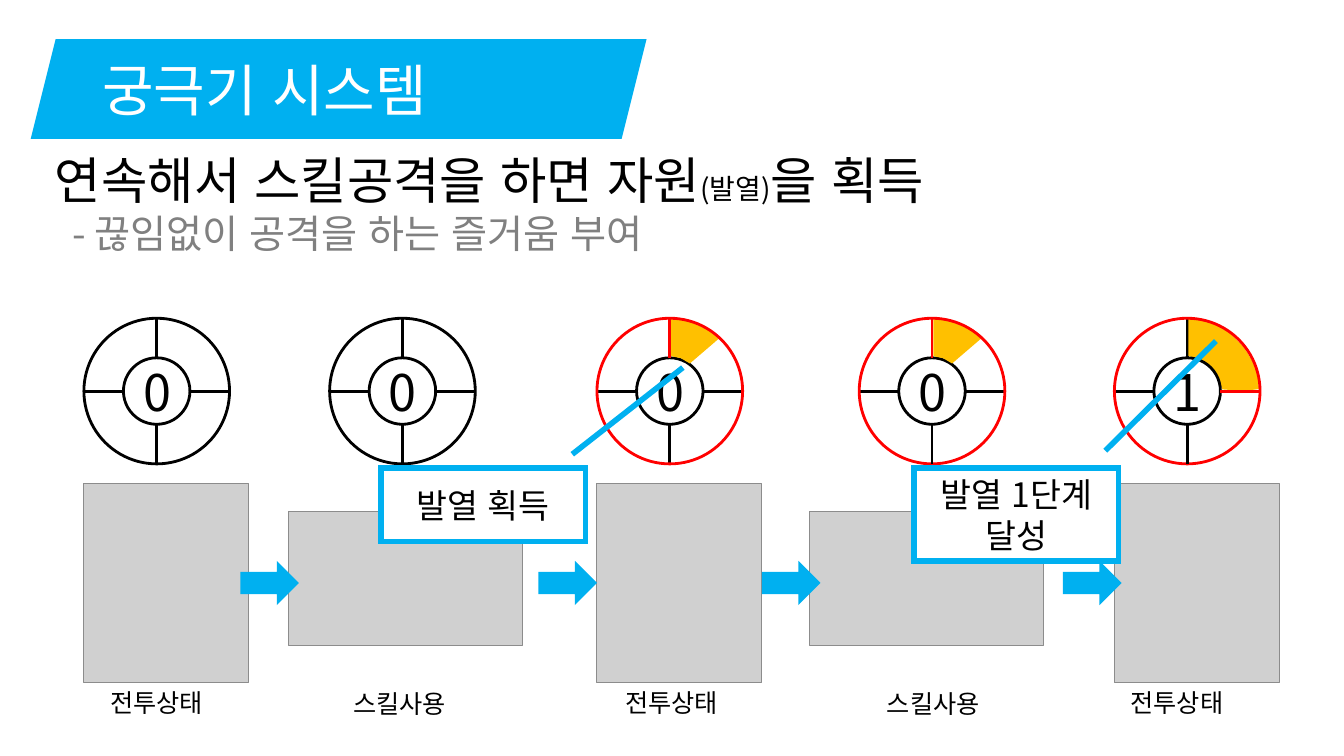
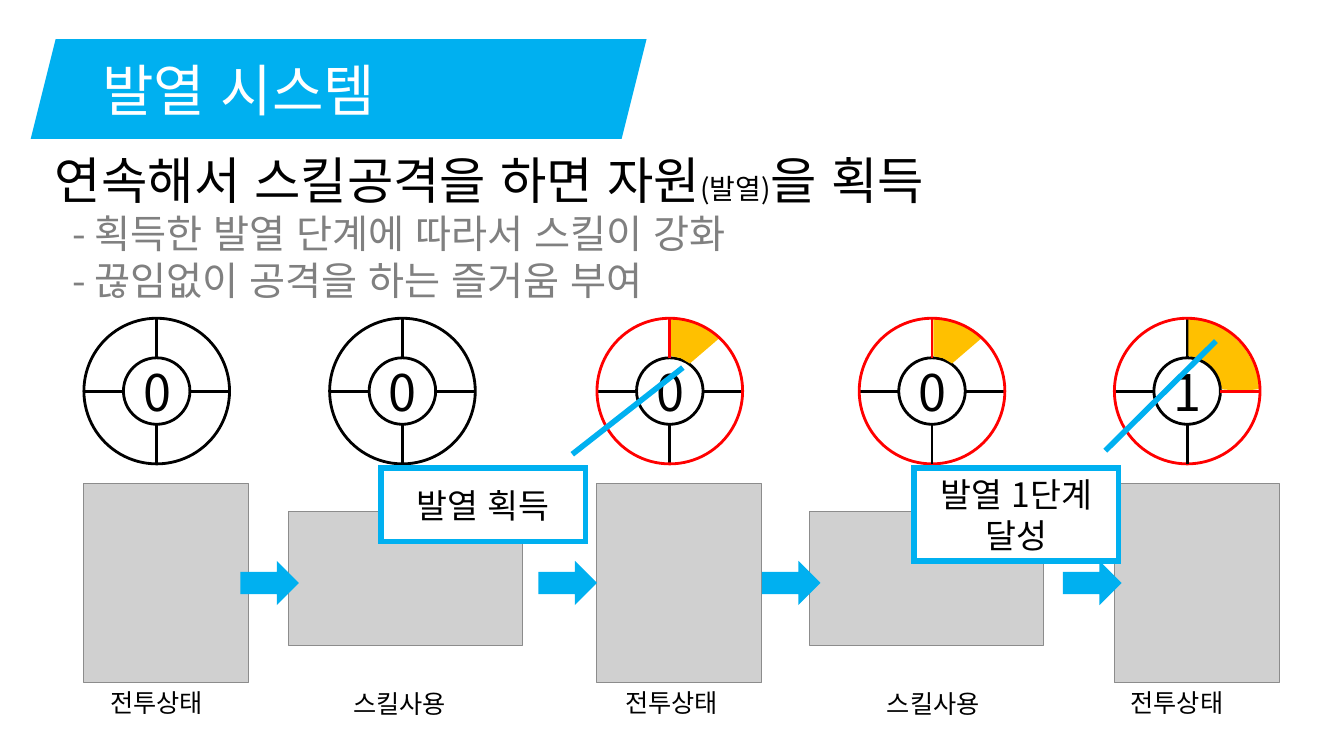
Before and after one commit to korleinster/gamebusdriver, a slide deck: slide 5 of documents/노루막이_김형준_신창섭_홍승필_허지훈.pptx. Drawn at 1344x756 pixels with LibreOffice and Linux fonts; fonts in the diff are those of the drawing; grey boxes stand for pictures; background and template pictures are left out. Boxes give left, top, right and bottom in pixels: in the first picture for what was removed or moved away, otherwise in the second. Text is boxed around its words. In the diff, an @@ line names an element or a change of style, - is before the commit and + after.

Commit message:
1. 냉무

```diff
--- a/documents/노루막이_김형준_신창섭_홍승필_허지훈.pptx
+++ b/documents/노루막이_김형준_신창섭_홍승필_허지훈.pptx
@@ text in parallelogram at (x1=102, y1=64, x2=375, y2=116): text changed @@
-궁극기 시스템
+발열 시스템
@@ text at (x1=95, y1=215, x2=726, y2=251): paragraph added @@
+- 획득한 발열 단계에 따라서 스킬이 강화
```
